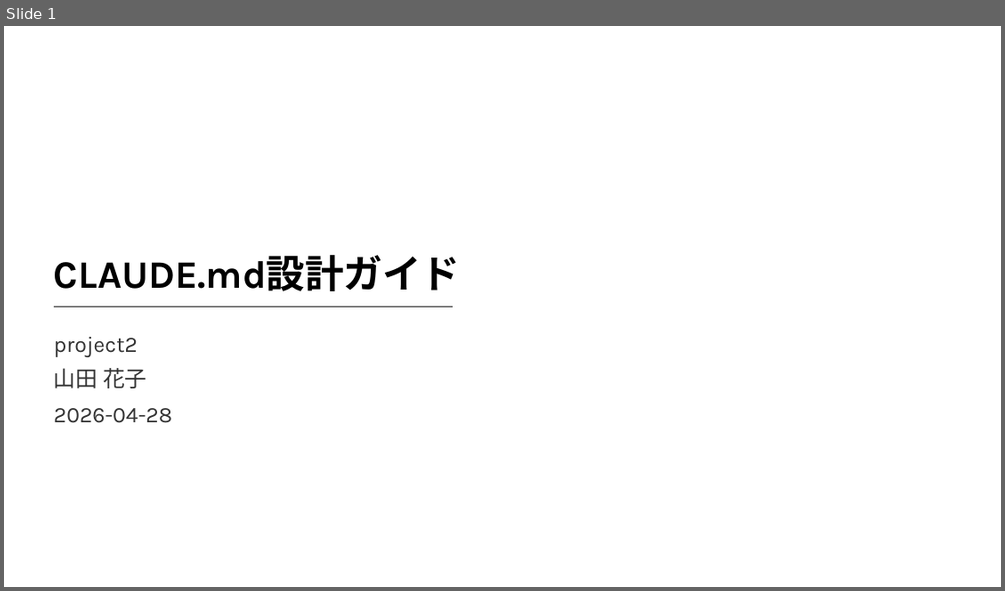
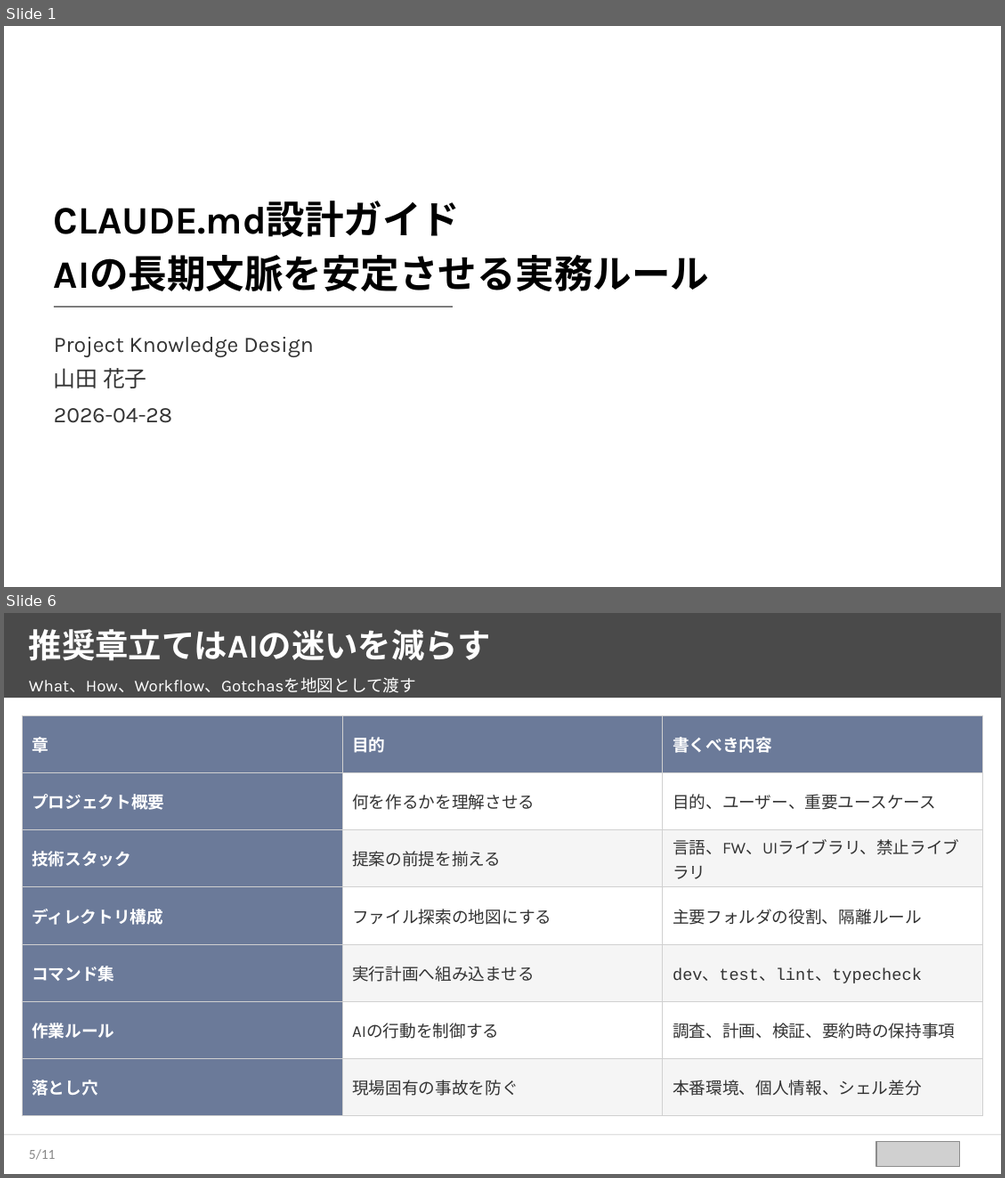
Before and after one commit to takuya109048/html2pptx, a slide deck: sample_source_deck.pptx. Shown one above the other, each under a label of ours: slide 1 before the commit, slides 1 and 6 after it; the slides between them are not shown. The pictures are 1005x591 and 1005x1178 pixels, drawn with LibreOffice and Linux fonts; fonts in the diff are those of the drawing; grey boxes stand for pictures; background and template pictures are left out. Boxes give left, top, right and bottom in pixels: in the first picture for what was removed or moved away, otherwise in the second. Text is boxed around its words. In the diff, an @@ line names an element or a change of style, - is before the commit and + after.

```diff
--- a/sample_source_deck.pptx
+++ b/sample_source_deck.pptx
@@ slide 6 added at bbox=[4, 613, 1001, 1174], background #FFFFFF @@
@@ rectangle added at bbox=[4, 613, 1001, 698], fill #4A4A4A @@
@@ text added at bbox=[29, 629, 491, 661], 24 pt, text #FFFFFF, bold @@
+推奨章立てはAIの迷いを減らす
@@ text added at bbox=[29, 677, 416, 693], 12 pt, text #FFFFFF @@
+What、How、Workflow、Gotchasを地図として渡す
@@ table added at bbox=[22, 715, 982, 1115], 7 rows, 3 columns @@
+章 | 目的 | 書くべき内容
+プロジェクト概要 | 何を作るかを理解させる | 目的、ユーザー、重要ユースケース
+技術スタック | 提案の前提を揃える | 言語、FW、UIライブラリ、禁止ライブラリ
+ディレクトリ構成 | ファイル探索の地図にする | 主要フォルダの役割、隔離ルール
+コマンド集 | 実行計画へ組み込ませる | dev、test、lint、typecheck
+作業ルール | AIの行動を制御する | 調査、計画、検証、要約時の保持事項
+落とし穴 | 現場固有の事故を防ぐ | 本番環境、個人情報、シェル差分
@@ rectangle added at bbox=[4, 1134, 1001, 1135], fill #E0E0E0 @@
@@ picture added at bbox=[876, 1142, 959, 1167] @@
@@ page number added at bbox=[29, 1149, 56, 1159], 10 pt, text #888888 @@
+5/11
@@ slide 1 changed as well @@
@@ text at bbox=[54, 255, 709, 291]: paragraph added @@
+AIの長期文脈を安定させる実務ルール
@@ text at bbox=[54, 337, 314, 357]: text changed @@
-project2
+Project Knowledge Design
```
Also in this commit, not shown: 5 other slides changed, 4 other slides added, 3 slides removed, 10 other files.
